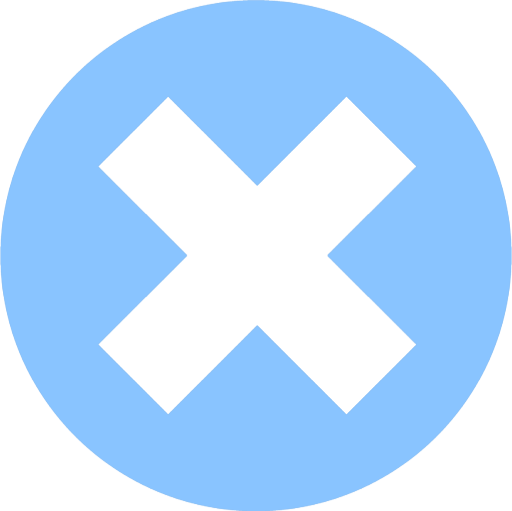
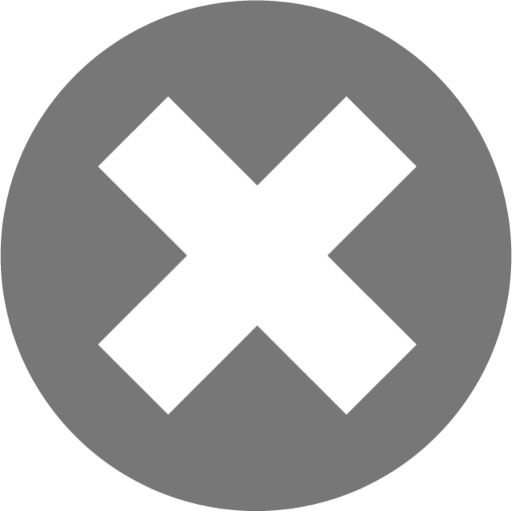
Layered file, before and after one edit (512x511). Changes by layer:
showed "grey" over [0, 0, 512, 511]
hid "light blue (tag) HOVER" over [0, 0, 512, 511]
hid "light blue (tag)" over [0, 0, 512, 511]
